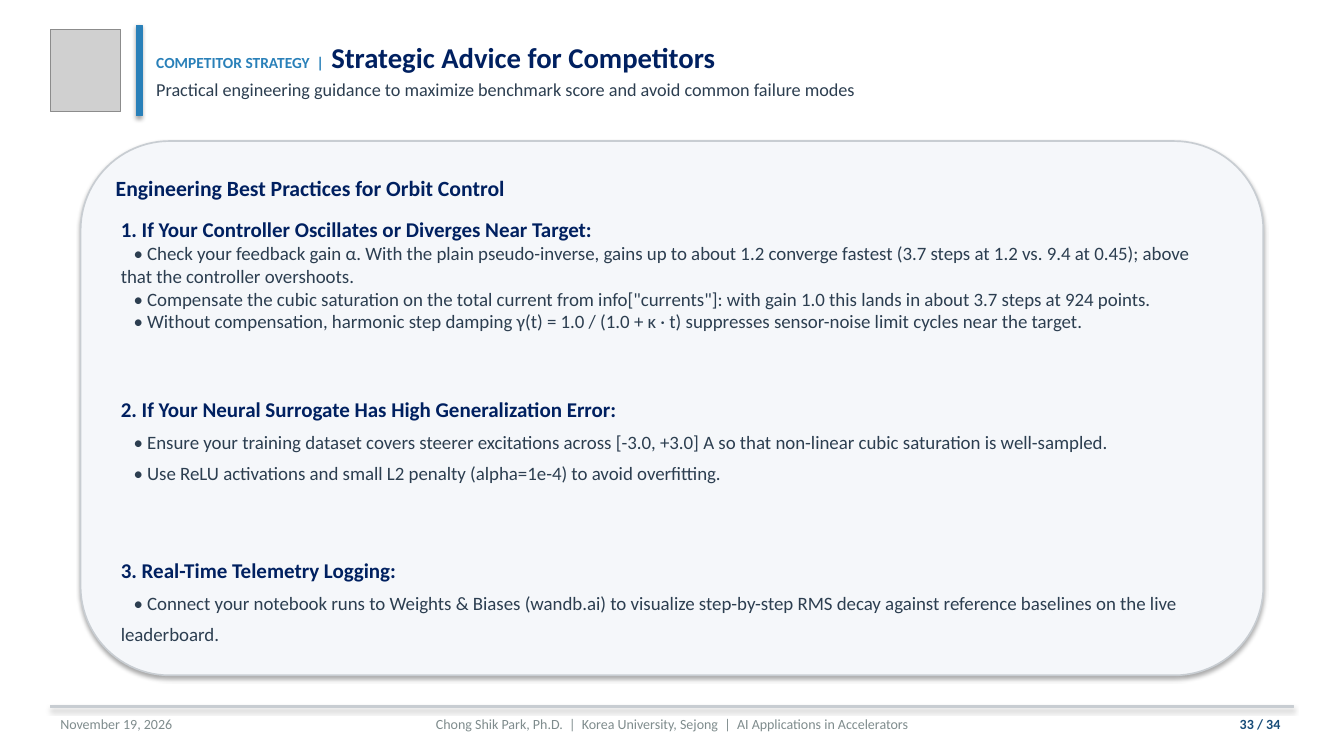
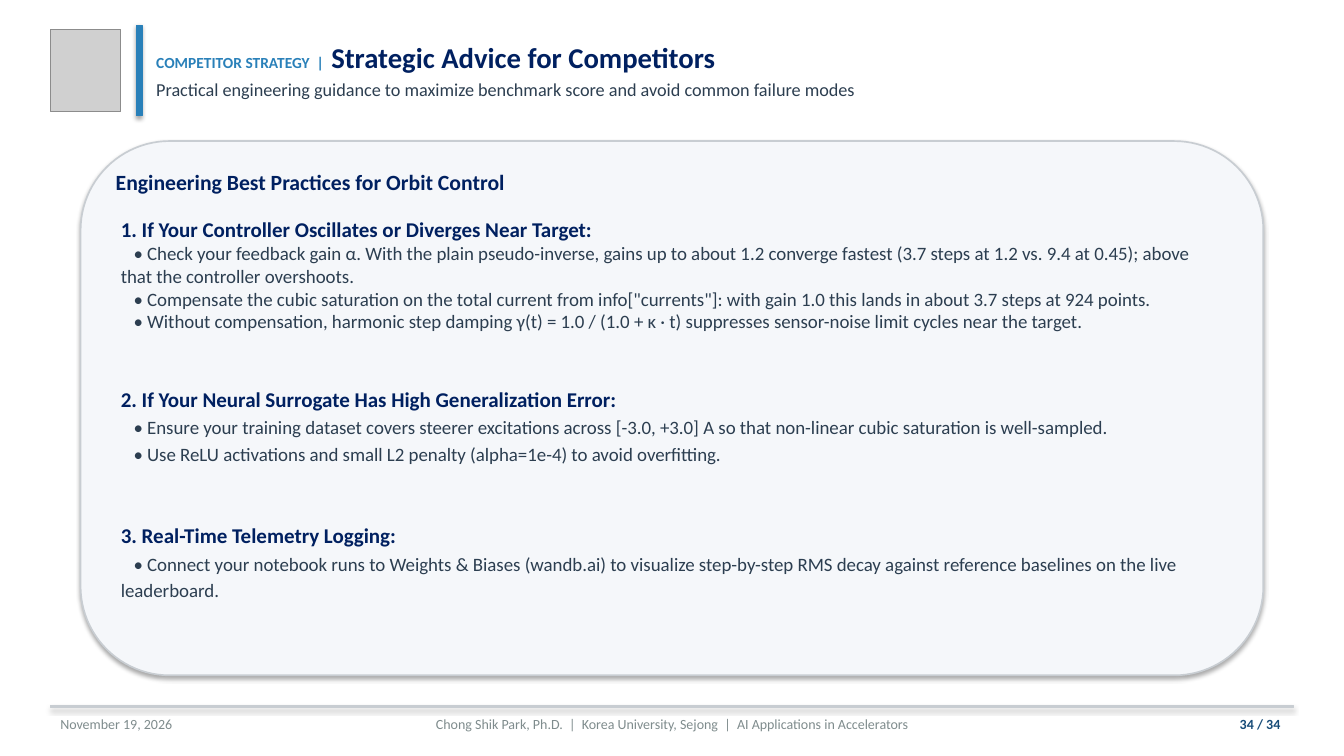
Before and after one commit to cspark7701/ai4acc-mini-hackathon, a slide deck: slide 34 of presentations/Lecture_1_AI_ML_Foundations_and_Control_Slides.pptx (slide 33 before the commit). Drawn at 1344x756 pixels with LibreOffice and Linux fonts; fonts in the diff are those of the drawing; grey boxes stand for pictures. Boxes give left, top, right and bottom in pixels: in the first picture for what was removed or moved away, otherwise in the second. Text is boxed around its words. In the diff, an @@ line names an element or a change of style, - is before the commit and + after.

```diff
--- a/presentations/Lecture_1_AI_ML_Foundations_and_Control_Slides.pptx
+++ b/presentations/Lecture_1_AI_ML_Foundations_and_Control_Slides.pptx
@@ text "Engineering Best Practices for Orbit ..." at [116, 174, 504, 194]: line spacing 1.39 to 1.18 @@
@@ text "1. If Your Controller Oscillates ..." at [121, 222, 1189, 597]: line spacing 1.39 to 1.18 @@
@@ text at [1240, 720, 1280, 729]: text changed @@
-33 / 34
+34 / 34
```
Also in this commit, not shown: 17 other slides changed, 1 slide added, 6 other files.
